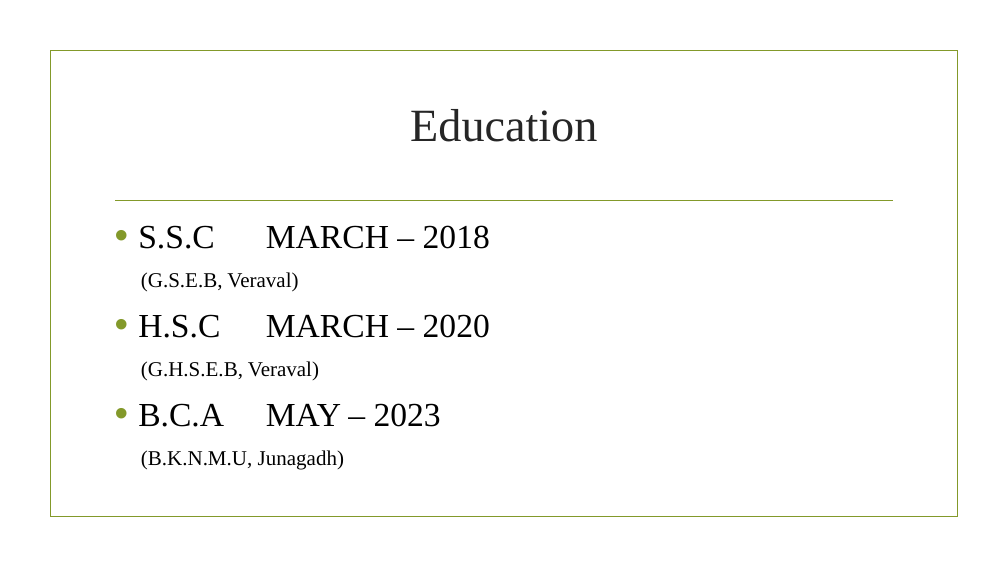
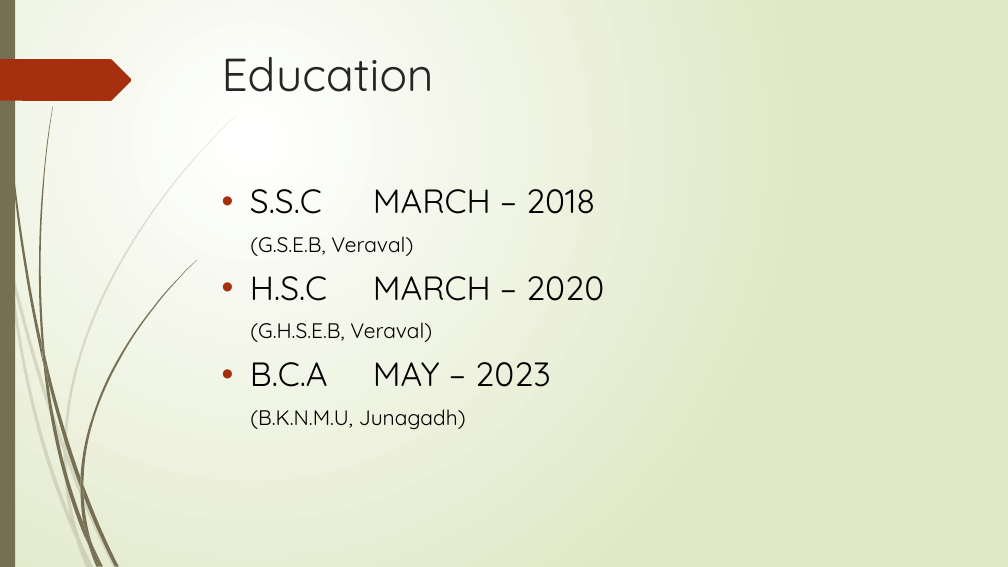
Before and after one commit to BhavinDhanwani/Assignments, a slide deck: slide 5 of Soft Skill Assignment/INTRODUCTION.pptx (slide 4 before the commit). Drawn at 1008x567 pixels with LibreOffice and Linux fonts; fonts in the diff are those of the drawing; background and template pictures are left out. Boxes give left, top, right and bottom in pixels: in the first picture for what was removed or moved away, otherwise in the second. Text is boxed around its words. In the diff, an @@ line names an element or a change of style, - is before the commit and + after.

```diff
--- a/Soft Skill Assignment/INTRODUCTION.pptx
+++ b/Soft Skill Assignment/INTRODUCTION.pptx
@@ background picture (left out) to gradient #FFFFFF to #DFE8C4 @@
@@ rectangle added at [0,0,15,567], fill #766F54 @@
@@ freeform shape added at [0,59,132,101], fill #A53010 @@
@@ rectangle removed at [50,51,957,517] @@
@@ title "Education": place and size @@
-title "Education" at [410,109,597,142]
+title "Education" at [222,57,434,92]
@@ title "Education" at [222,57,434,92]: font Times New Roman to Quicksand; alignment centre to left; vertical alignment middle to top @@
@@ text "S.S.C MARCH – 2018": place and size @@
-text "S.S.C MARCH – 2018" at [138,225,490,469]
+text "S.S.C MARCH – 2018" at [250,189,604,430]
@@ text "S.S.C MARCH – 2018" at [250,189,604,430]: font Times New Roman to Quicksand; indent changed; less space between paragraphs; bullet colour #83992A to #A53010 @@
@@ line removed from (116, 200) to (893, 200) @@
@@ group added at [0,116,236,567]: 10 freeform shapes @@
@@ group added at [2,0,197,567]: 12 freeform shapes @@
```
Also in this commit, not shown: 6 other slides changed, 1 slide added, 1 other file.
